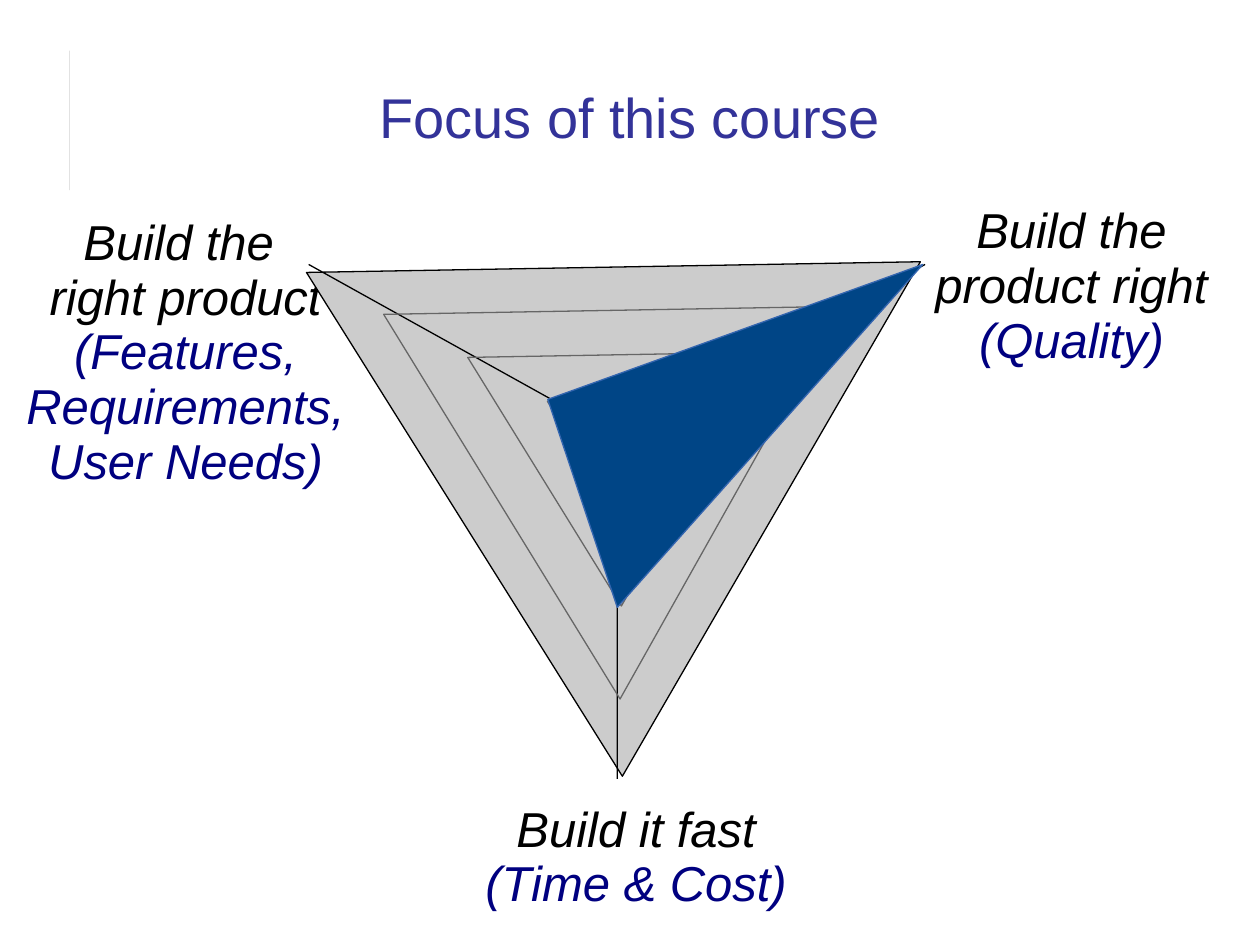
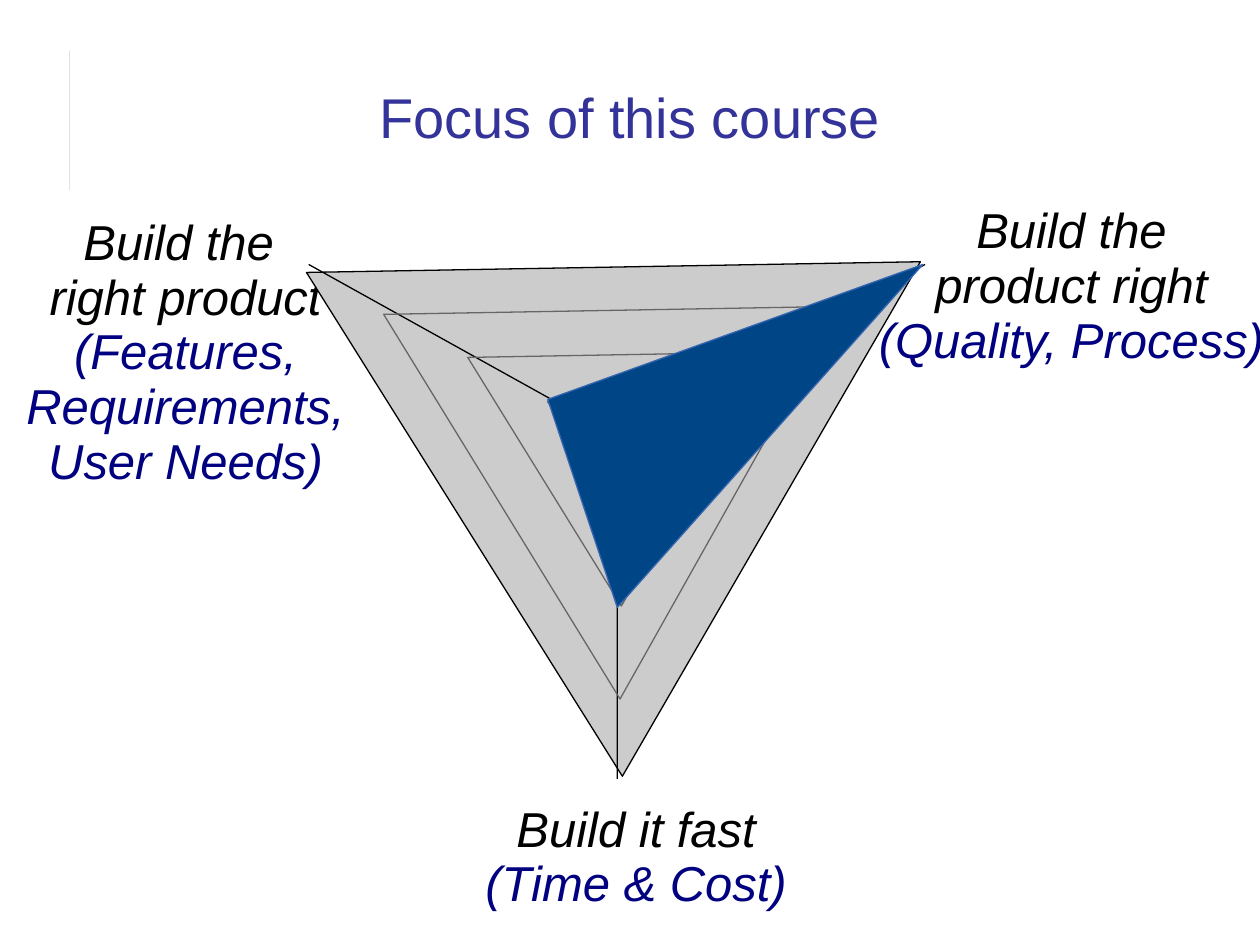
Before and after one commit to cpske/ISP, a slide deck: slide 8 of introduction/Introduction-to-Course.odp (slide 7 before the commit). Drawn at 1260x945 pixels with LibreOffice and Linux fonts; fonts in the diff are those of the drawing. Boxes give left, top, right and bottom in pixels: in the first picture for what was removed or moved away, otherwise in the second. Text is boxed around its words. In the diff, an @@ line names an element or a change of style, - is before the commit and + after.

```diff
--- a/introduction/Introduction-to-Course.odp
+++ b/introduction/Introduction-to-Course.odp
@@ text at [879,212,1260,368]: text changed @@
-Build the
-product right
-(Quality)
+Build the
+product right
+(Quality, Process)
```
Also in this commit, not shown: 2 other slides changed, 1 slide added, 5 other files.
